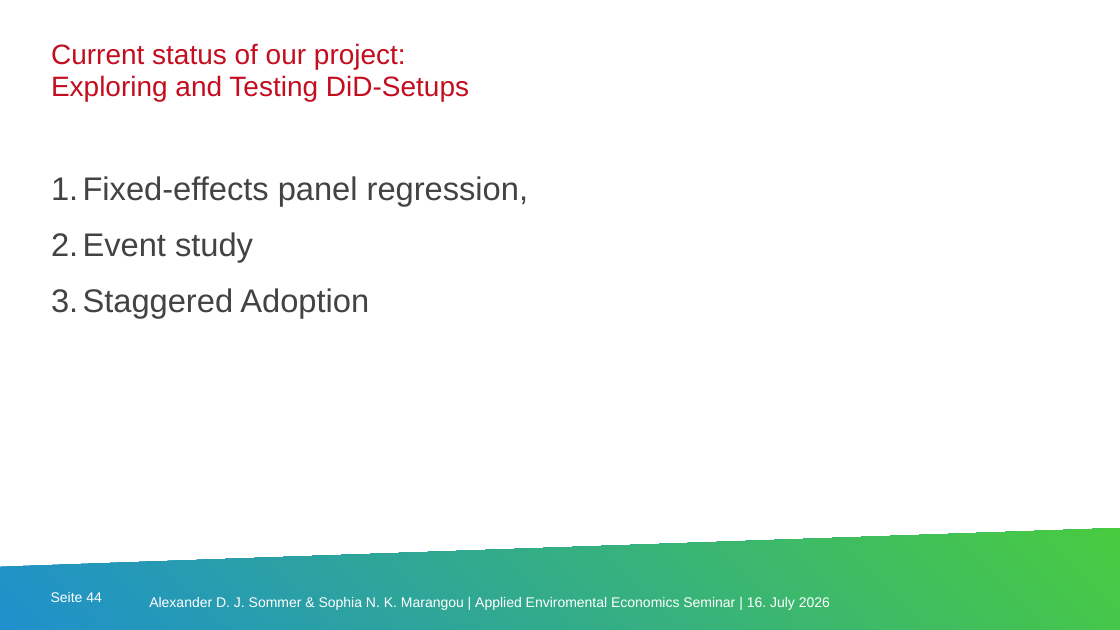
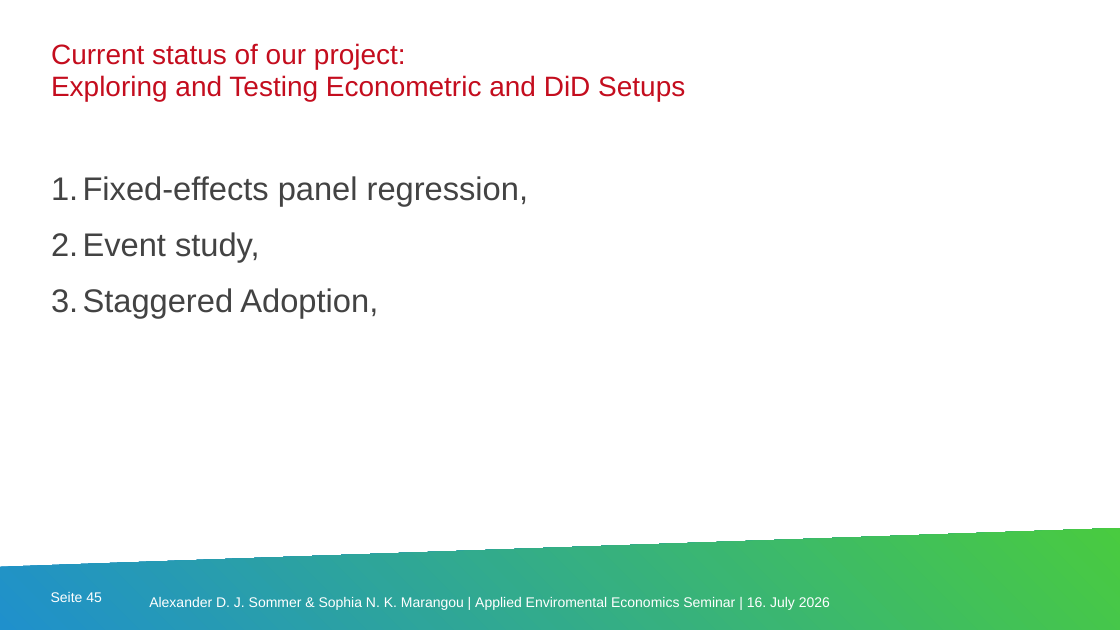
Before and after one commit to codemaxxx3r/aee_organicfarming, a slide deck: slide 45 of submissions/presentation_16_07.pptx (slide 44 before the commit). Drawn at 1120x630 pixels with LibreOffice and Linux fonts; fonts in the diff are those of the drawing; background and template pictures are left out. Boxes give left, top, right and bottom in pixels: in the first picture for what was removed or moved away, otherwise in the second. Text is boxed around its words. In the diff, an @@ line names an element or a change of style, - is before the commit and + after.

```diff
--- a/submissions/presentation_16_07.pptx
+++ b/submissions/presentation_16_07.pptx
@@ text at [51,75,685,101]: text changed @@
-Exploring and Testing DiD-Setups
+Exploring and Testing Econometric and DiD Setups
@@ text at [83,232,378,318]: text changed @@
-2. Event study
-3. Staggered Adoption
+2. Event study,
+3. Staggered Adoption,
@@ page number at [51,592,102,602]: text changed @@
-Seite 44
+Seite 45
```
Also in this commit, not shown: 6 other slides changed, 11 slides added.
